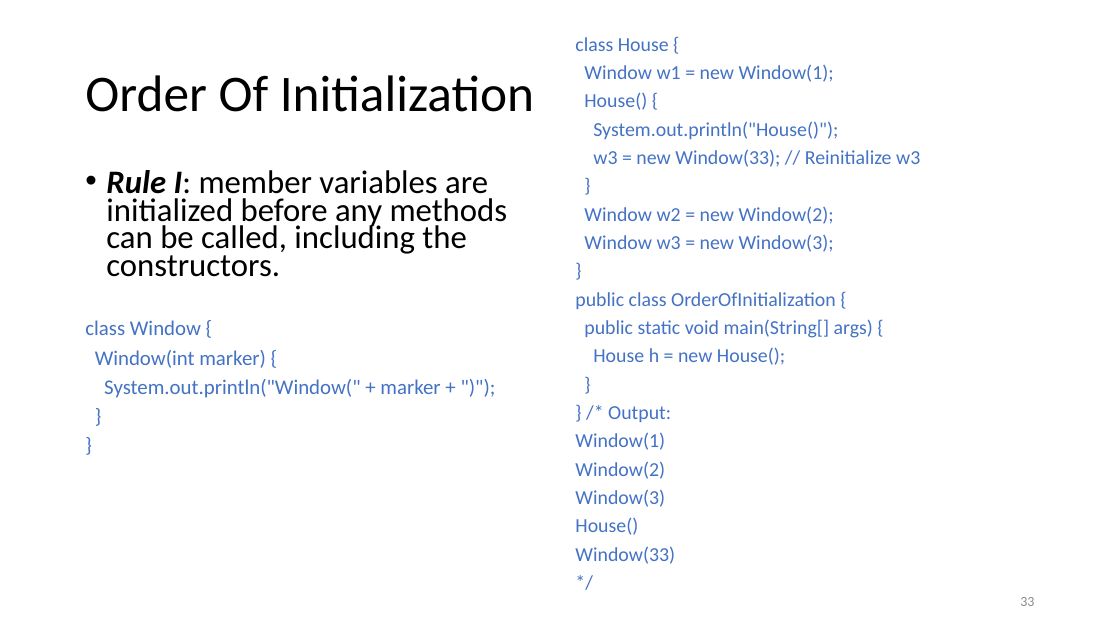
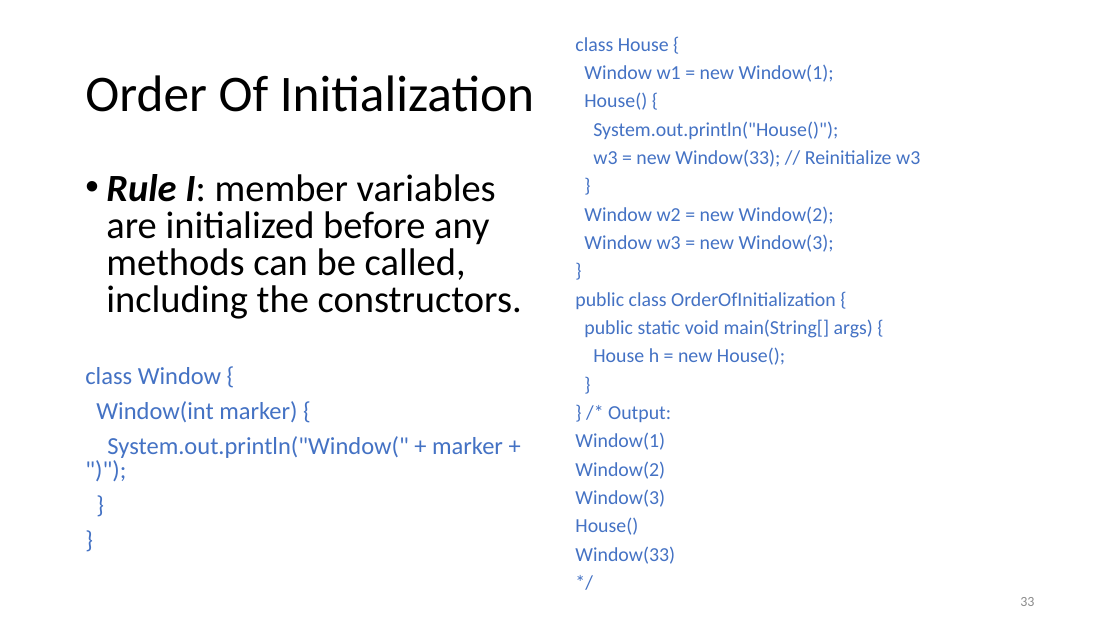
Before and after one commit to utsadev/ProgEngIIHW, a slide deck: slide 33 of Week5/03JavaClasses.pptx. Drawn at 1120x630 pixels with LibreOffice and Linux fonts; fonts in the diff are those of the drawing. Boxes give left, top, right and bottom in pixels: in the first picture for what was removed or moved away, otherwise in the second. Text is boxed around its words. In the diff, an @@ line names an element or a change of style, - is before the commit and + after.

```diff
--- a/Week5/03JavaClasses.pptx
+++ b/Week5/03JavaClasses.pptx
@@ text "Rule I: member variables are ..." at <box>85,174,522,458</box>: size 28.1 to 33 pt in "Rule I: member variables are initialized before ..."; size 17.9 to 21 pt in "class Window {", "Window(int marker) {", "System.out.println("Window(" + marker + ")");", "}" and 1 more places; line spacing 0.7 to 0.8 @@
```
Also in this commit, not shown: 14 other slides changed.
